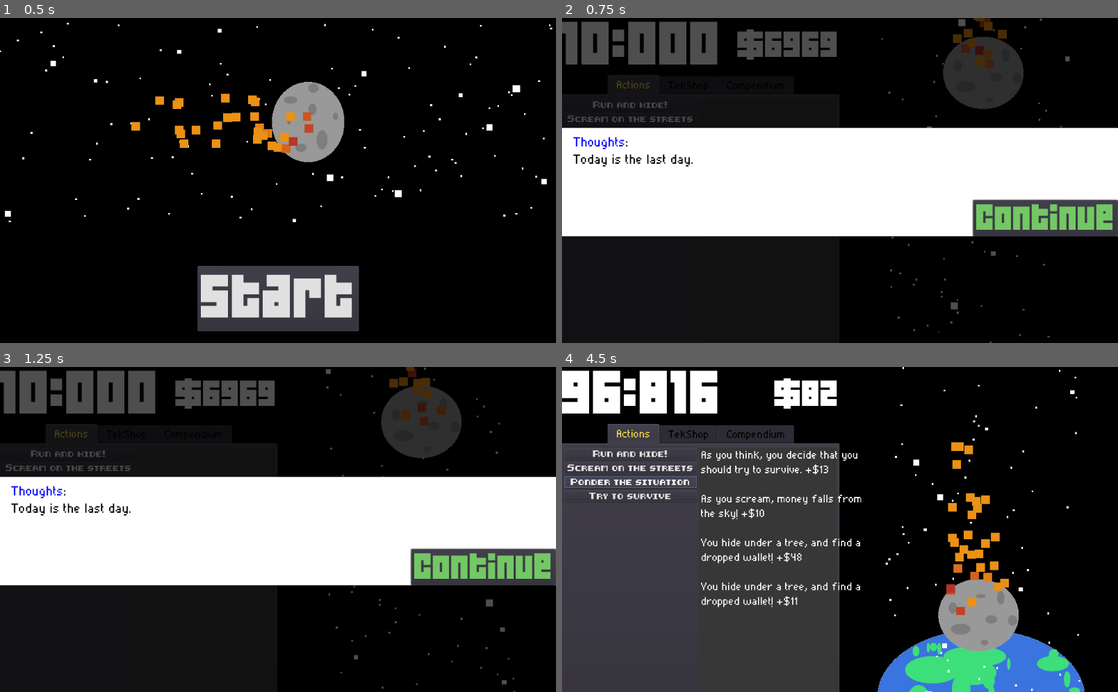
Above: before the commit, frames 1-4 (two rows, left to right).
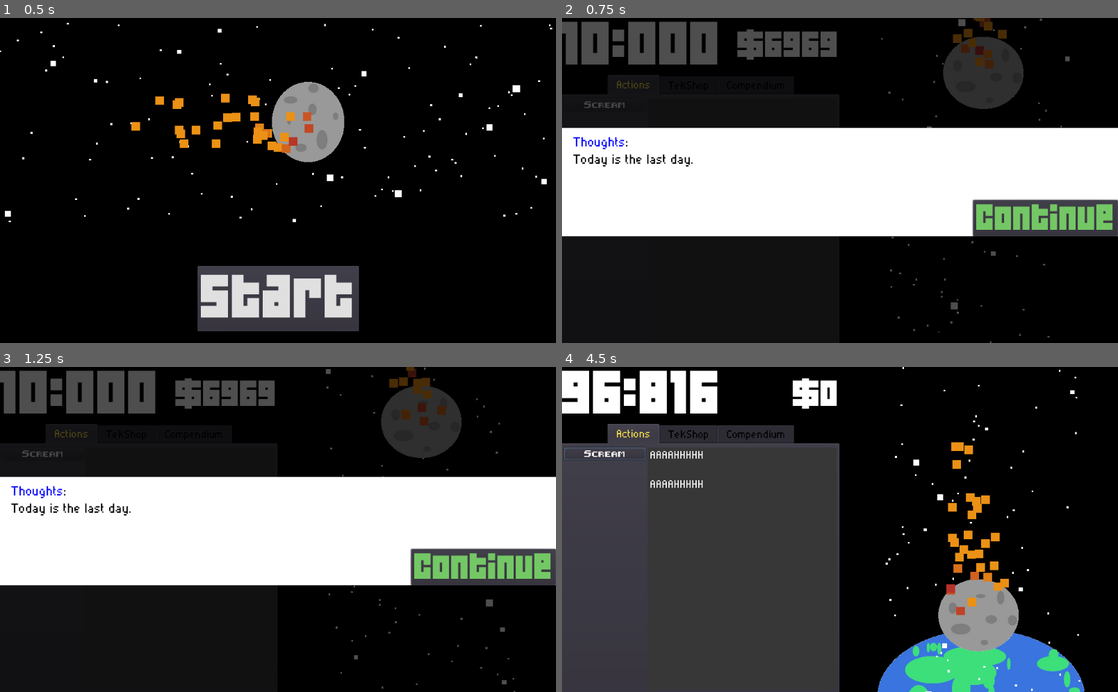
Above: after the commit, the same moments.

Repository: AngelOnFira/ludum-50
Game: Godot game, scene res://Scenes/Menu.tscn
The game is run twice, just before and just after one commit, with the same random seed, the same clock (stepped at 60 frames per second) and the same inputs.
Inputs (mouse positions are in pixels of both pictures, inside the frame that each line leads up to):
- Up to frame 1 (0.5 s): no input
- Up to frame 2 (0.75 s): click "Start" at 0.5 s
- Up to frame 3 (1.25 s): no input
- Up to frame 4 (4.5 s): click "Continue" at 1.25 s; click (628, 454) at 2 s, where only the run before the commit has a clickable "Run and hide!"; click (606, 454) at 2.75 s, where only the run after the commit has a clickable "Scream"; click (628, 467) at 3.5 s, where only the run before the commit has a clickable "Scream on the streets"; click (628, 480) at 4.25 s, where only the run before the commit has a clickable "Ponder the situation"

Frame 1 is identical in both runs. In frame 2, 0.3% of the frame differs, in the area x 1-24%, y 25-33%; in frame 3, 0.3%; in frame 4, 3.4%, in the area x 0-54%, y 3-74%.

Commit message:
Screams of desparation

Diff:
--- a/Scenes/Main.tscn
+++ b/Scenes/Main.tscn
@@ -5,7 +5,7 @@
 [ext_resource path="res://Assets/Fonts/HelpFont.tres" type="DynamicFont" id=5]
 [ext_resource path="res://Assets/Fonts/TimerFont.tres" type="DynamicFont" id=6]
 [ext_resource path="res://Assets/Fonts/Products.tres" type="DynamicFont" id=7]
-[ext_resource path="res://Scripts/RunAndHide.gd" type="Script" id=8]
+[ext_resource path="res://Scripts/Actions.gd" type="Script" id=8]
 [ext_resource path="res://Assets/Fonts/Log.tres" type="DynamicFont" id=9]
 [ext_resource path="res://Assets/Fonts/MoneyFont.tres" type="DynamicFont" id=10]
 [ext_resource path="res://Scripts/TekShop.gd" type="Script" id=11]
@@ -303,47 +303,26 @@
 anchor_bottom = 1.0
 
 [node name="LeftPanel" type="VBoxContainer" parent="MainScreenDivision/LeftSide/LeftSidePanel/TabContainer/Actions/HBoxContainer"]
-margin_right = 244.0
+margin_right = 150.0
 margin_bottom = 447.0
-
-[node name="Hide1" type="Button" parent="MainScreenDivision/LeftSide/LeftSidePanel/TabContainer/Actions/HBoxContainer/LeftPanel"]
-margin_right = 244.0
+rect_min_size = Vector2( 150, 0 )
+
+[node name="Scream" type="Button" parent="MainScreenDivision/LeftSide/LeftSidePanel/TabContainer/Actions/HBoxContainer/LeftPanel"]
+margin_right = 150.0
 margin_bottom = 22.0
 custom_fonts/font = ExtResource( 7 )
-text = "Run and hide!"
-
-[node name="Hide2" type="Button" parent="MainScreenDivision/LeftSide/LeftSidePanel/TabContainer/Actions/HBoxContainer/LeftPanel"]
+text = "Scream"
+
+[node name="Explore" type="Button" parent="MainScreenDivision/LeftSide/LeftSidePanel/TabContainer/Actions/HBoxContainer/LeftPanel"]
+visible = false
 margin_top = 26.0
-margin_right = 244.0
+margin_right = 100.0
 margin_bottom = 48.0
 custom_fonts/font = ExtResource( 7 )
-text = "Scream on the streets"
-
-[node name="Hide3" type="Button" parent="MainScreenDivision/LeftSide/LeftSidePanel/TabContainer/Actions/HBoxContainer/LeftPanel"]
-margin_top = 52.0
-margin_right = 244.0
-margin_bottom = 74.0
-custom_fonts/font = ExtResource( 7 )
-text = "Ponder the situation"
-
-[node name="Hide4" type="Button" parent="MainScreenDivision/LeftSide/LeftSidePanel/TabContainer/Actions/HBoxContainer/LeftPanel"]
-visible = false
-margin_top = 93.0
-margin_right = 243.0
-margin_bottom = 120.0
-custom_fonts/font = ExtResource( 7 )
-text = "Scream on the streets"
-
-[node name="Search1" type="Button" parent="MainScreenDivision/LeftSide/LeftSidePanel/TabContainer/Actions/HBoxContainer/LeftPanel"]
-visible = false
-margin_top = 124.0
-margin_right = 243.0
-margin_bottom = 151.0
-custom_fonts/font = ExtResource( 7 )
-text = "Try to survive"
+text = "Explore"
 
 [node name="LogBG" type="ColorRect" parent="MainScreenDivision/LeftSide/LeftSidePanel/TabContainer/Actions/HBoxContainer"]
-margin_left = 248.0
+margin_left = 154.0
 margin_right = 502.0
 margin_bottom = 447.0
 size_flags_horizontal = 3
@@ -499,10 +478,7 @@
 custom_fonts/font = ExtResource( 10 )
 text = "Continue"
 
-[connection signal="pressed" from="MainScreenDivision/LeftSide/LeftSidePanel/TabContainer/Actions/HBoxContainer/LeftPanel/Hide1" to="MainScreenDivision/LeftSide/LeftSidePanel/TabContainer/Actions" method="_on_Hide_pressed" binds= [ 1 ]]
-[connection signal="pressed" from="MainScreenDivision/LeftSide/LeftSidePanel/TabContainer/Actions/HBoxContainer/LeftPanel/Hide2" to="MainScreenDivision/LeftSide/LeftSidePanel/TabContainer/Actions" method="_on_Hide_pressed" binds= [ 2 ]]
-[connection signal="pressed" from="MainScreenDivision/LeftSide/LeftSidePanel/TabContainer/Actions/HBoxContainer/LeftPanel/Hide3" to="MainScreenDivision/LeftSide/LeftSidePanel/TabContainer/Actions" method="_on_Hide_pressed" binds= [ 3 ]]
-[connection signal="pressed" from="MainScreenDivision/LeftSide/LeftSidePanel/TabContainer/Actions/HBoxContainer/LeftPanel/Hide4" to="MainScreenDivision/LeftSide/LeftSidePanel/TabContainer/Actions" method="_on_Hide_pressed" binds= [ 4 ]]
-[connection signal="pressed" from="MainScreenDivision/LeftSide/LeftSidePanel/TabContainer/Actions/HBoxContainer/LeftPanel/Search1" to="MainScreenDivision/LeftSide/LeftSidePanel/TabContainer/Actions" method="_on_Search_pressed"]
+[connection signal="pressed" from="MainScreenDivision/LeftSide/LeftSidePanel/TabContainer/Actions/HBoxContainer/LeftPanel/Scream" to="MainScreenDivision/LeftSide/LeftSidePanel/TabContainer/Actions" method="_on_Scream_pressed"]
+[connection signal="pressed" from="MainScreenDivision/LeftSide/LeftSidePanel/TabContainer/Actions/HBoxContainer/LeftPanel/Explore" to="MainScreenDivision/LeftSide/LeftSidePanel/TabContainer/Actions" method="_on_Search_pressed"]
 [connection signal="pressed" from="MainScreenDivision/LeftSide/LeftSidePanel/TabContainer/TekShop/HBoxContainer/LeftPanel/Laptop" to="MainScreenDivision/LeftSide/LeftSidePanel/TabContainer/TekShop" method="_on_Laptop_pressed"]
 [connection signal="pressed" from="GreyOutScreen/StoryPanel/Continue" to="." method="_on_Continue_pressed"]
--- a/Scripts/RunAndHide.gd
+++ b/Scripts/Actions.gd
@@ -47,19 +47,12 @@
 	insert_log(hide_story[extra_arg_0 - 1] + money_found_string)
 	# Make sure the log is not too long
 
-
 	# If they pondered, add the survive button
 	if extra_arg_0 == 3:
 		$HBoxContainer/LeftPanel/Search1.visible = true
 
-	# Update the log
-	update_log()
-
 func _on_Search_pressed():
 	insert_log(survive_story())
-
-	# Update the log
-	update_log()
 
 func survive_story():
 	var story = ""
@@ -102,3 +95,18 @@
 
 	if len(log_text) > 5:
 		log_text.pop_back()
+
+	# Update the log
+	update_log()
+
+
+func _on_Scream_pressed():
+	var scream_lines = [
+		"AHHHHHH",
+		"GAAHHHH",
+		"AAAAHHHHH",
+		"PLEASE NOOOOO",
+		"WHYYYYY",
+	]
+	print(scream_lines[randi() % scream_lines.size()])
+	insert_log(scream_lines[randi() % scream_lines.size()])
--- a/Scripts/Main.gd
+++ b/Scripts/Main.gd
@@ -48,6 +48,9 @@
 onready var money_node = $MainScreenDivision/LeftSide/LeftSidePanel/CurrencyBox/Money
 onready var story_label = $GreyOutScreen/StoryPanel/StoryLabel
 
+# Buttons
+onready var explore_button = $MainScreenDivision/LeftSide/LeftSidePanel/TabContainer/Actions/HBoxContainer/LeftPanel/Explore
+
 # Called when the node enters the scene tree for the first time.
 func _ready():
 	story_label.text = story[0]
@@ -94,7 +97,6 @@
 	if blackboard.timer <= 0 and not world_just_ended:
 		# Queue world ended
 		world_just_ended = true
-		print("bb")
 		get_tree().paused = true
 
 		blackboard.timer = 0
@@ -150,9 +152,6 @@
 
 	# Change the asteroid animation based on the time
 	var progress = 10 - (blackboard.timer / 100 / blackboard.seconds_per_life)
-	print(blackboard.timer)
-	print(blackboard.seconds_per_life)
-	print(progress)
 	asteroid_animation_player.seek(progress, true)
 
 func _on_Button_pressed():
@@ -176,6 +175,8 @@
 		blackboard.reset_game()
 
 		world_just_ended = false
+
+		check_shows()
 
 	# Start the game again
 	get_tree().paused = false
@@ -219,3 +220,9 @@
 func reset_timeline_animations():
 	asteroid_animation_player.play("MoveAsteroid", -1, 1.0, false)
 	asteroid_animation_player.seek(0.0, true)
+
+# See if there is anything else we should reveal to the player
+func check_shows():
+	# If the stage is...
+	if blackboard.game_loop == 1:
+		explore_button.visible = true
